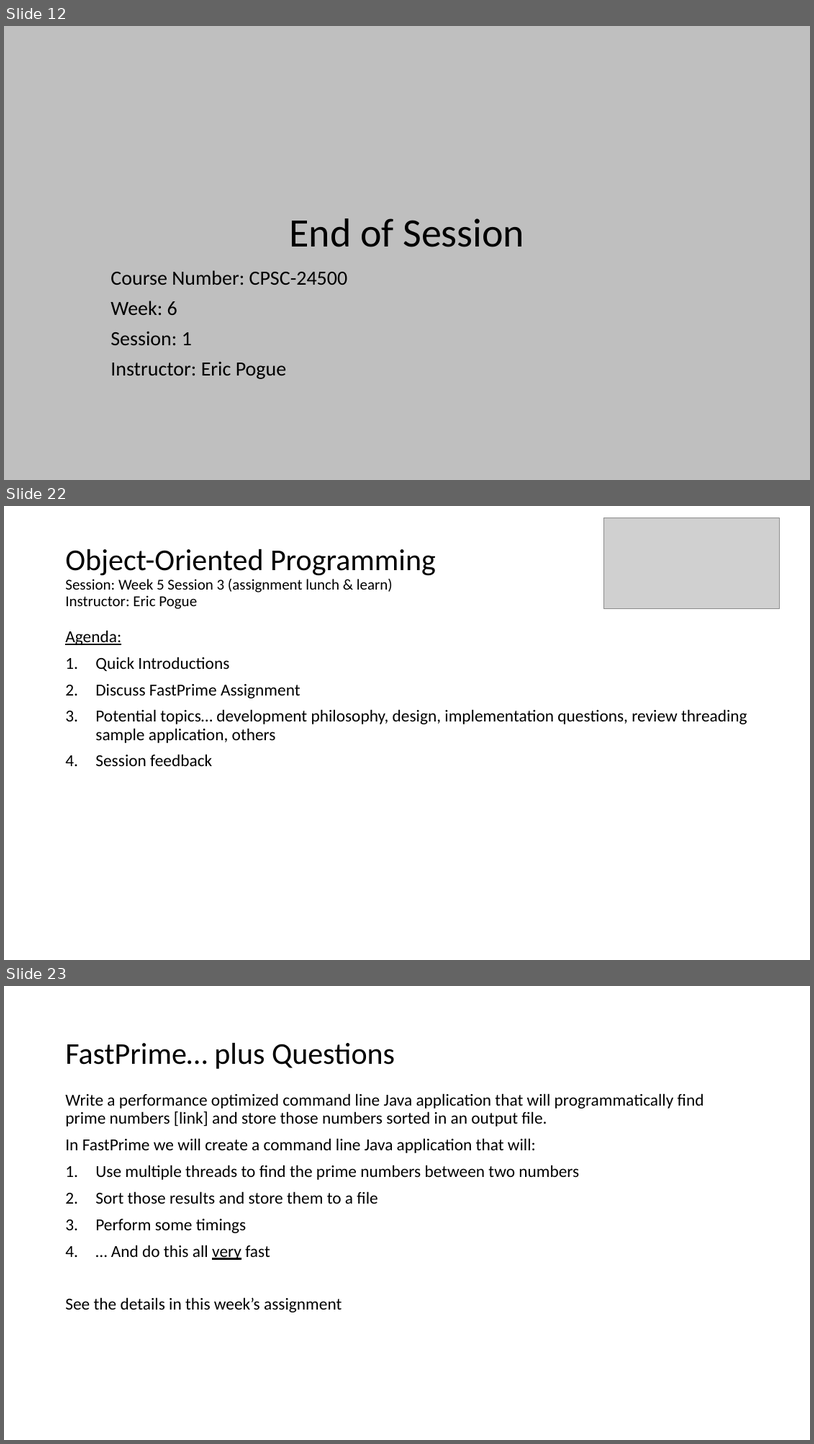
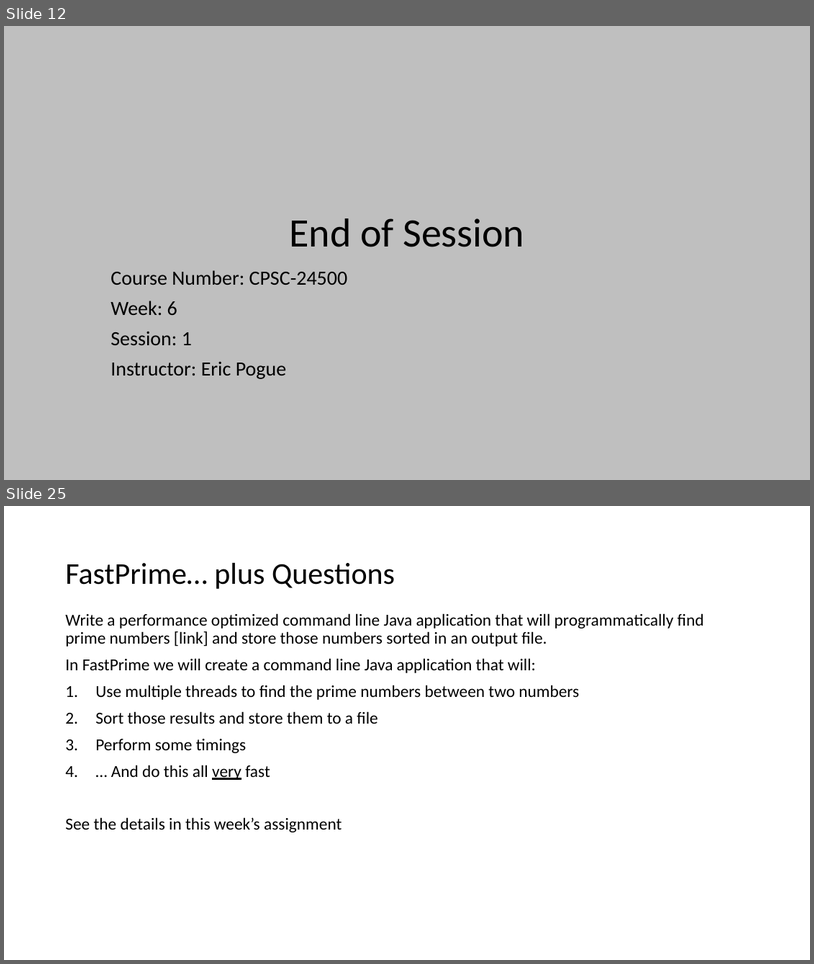
Before and after one commit to EricJPogue/www-epogue-info, a slide deck: CPSC-24500/Week06/2017SpringW06Slides.pptx. Shown one above the other, each under a label of ours: slides 12, 22 and 23 before the commit, slides 12 and 25 after it; the slides between them are not shown. The pictures are 814x1444 and 814x964 pixels, drawn with LibreOffice and Linux fonts; fonts in the diff are those of the drawing; grey boxes stand for pictures. Boxes give left, top, right and bottom in pixels: in the first picture for what was removed or moved away, otherwise in the second. Text is boxed around its words. In the diff, an @@ line names an element or a change of style, - is before the commit and + after.

```diff
--- a/CPSC-24500/Week06/2017SpringW06Slides.pptx
+++ b/CPSC-24500/Week06/2017SpringW06Slides.pptx
@@ slide 22 removed at <box>4,506,810,960</box>, background #FFFFFF @@
@@ picture removed at <box>604,518,780,608</box> @@
@@ title removed at <box>65,549,436,609</box> @@
-Object-Oriented Programming
-Session: Week 5 Session 3 (assignment lunch & learn)
-Instructor: Eric Pogue
@@ text removed at <box>65,630,748,766</box> @@
-Agenda:
-1. Quick Introductions
-2. Discuss FastPrime Assignment
-3. Potential topics… development philosophy, design, implementation questions, review threading sample application, others
-4. Session feedback
@@ what was slide 23 is now slide 25 @@
```
Also in this commit, not shown: 4 slides changed, 8 slides added, 6 other slides removed, 2 other files.
